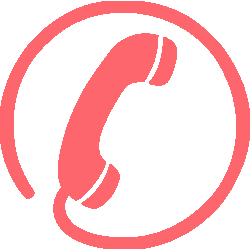
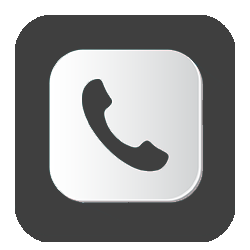
Revision of a layered 250 × 250 image; what changed, layer by layer:
added layer "Phone-icon" above "phone-30-xxl" over [15, 15, 235, 242]
hid "phone-30-xxl" over [0, 1, 250, 249]
hid "Background" over [0, 1, 250, 249]
